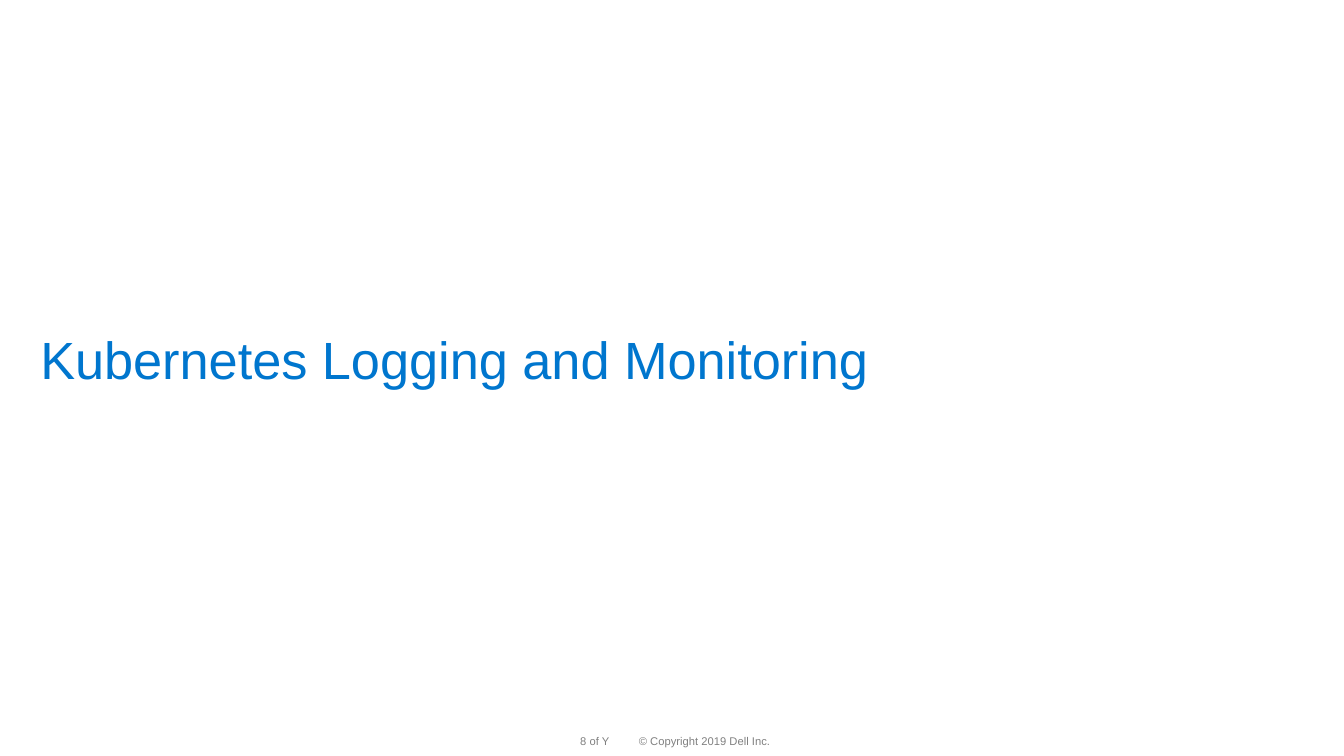
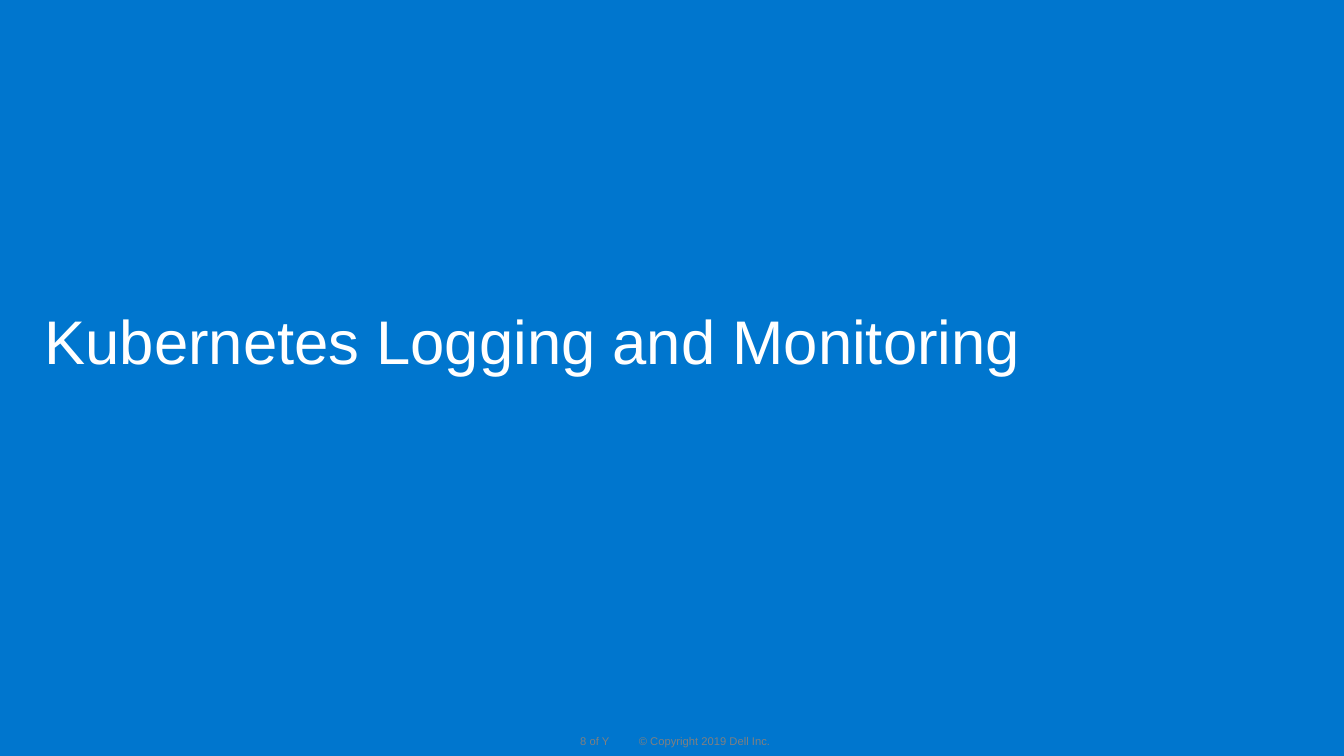
Before and after one commit to dteskubernetesworkshop/spring-boot-k8s-workshop, a slide deck: slide 8 of slides/k8 workshop deck-Day-2 -v 1.0D.pptx. Drawn at 1344x756 pixels with LibreOffice and Linux fonts; fonts in the diff are those of the drawing; background and template pictures are left out. Boxes give left, top, right and bottom in pixels: in the first picture for what was removed or moved away, otherwise in the second. Text is boxed around its words. In the diff, an @@ line names an element or a change of style, - is before the commit and + after.

```diff
--- a/slides/k8 workshop deck-Day-2 -v 1.0D.pptx
+++ b/slides/k8 workshop deck-Day-2 -v 1.0D.pptx
@@ background #FFFFFF to #0076CE @@
@@ title "Kubernetes Logging and Monitoring": place and size @@
-title "Kubernetes Logging and Monitoring" at bbox=[40, 341, 868, 389]
+title "Kubernetes Logging and Monitoring" at bbox=[45, 319, 1019, 376]
@@ title "Kubernetes Logging and Monitoring" at bbox=[45, 319, 1019, 376]: size 37.3 to 44 pt, text colour #0076CE to #FFFFFF; vertical alignment top to middle @@
```
Also in this commit, not shown: 1 other file.
